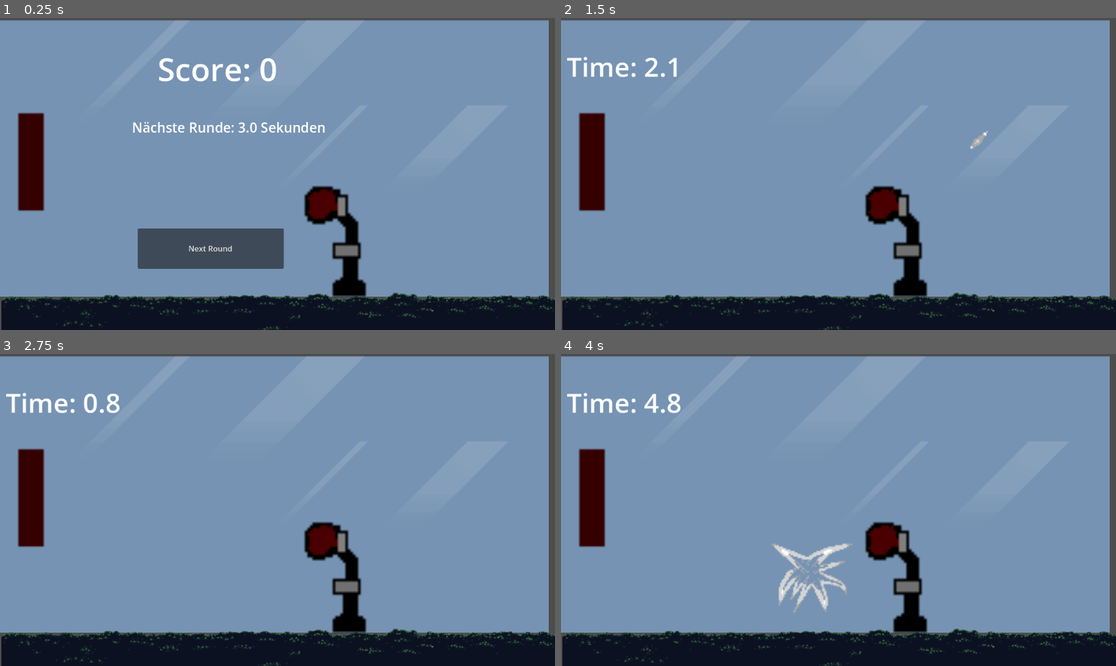
Above: before the commit, frames 1-4 (two rows, left to right).
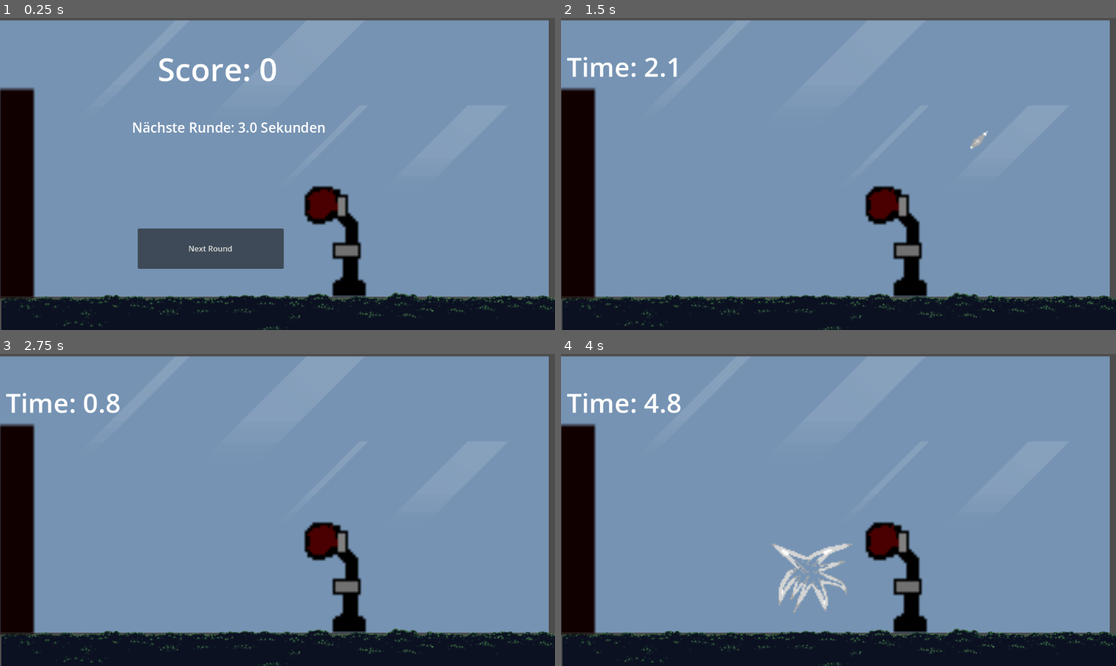
Above: after the commit, the same moments.

Repository: HaMeiAltVergessen/FingerFist
Game: Godot game, scene res://scenes/Game.tscn
Same seed, same stepped clock (60 frames per second), same inputs: the game is played once before the commit and once after it.
Inputs (mouse positions are in pixels of both pictures, inside the frame that each line leads up to):
- Up to frame 1 (0.25 s): no input
- Up to frame 2 (1.5 s): click "Next Round" at 0.5 s; move the mouse to (960, 158) at 1.27 s; click (960, 158) at 1.42 s
- Up to frame 3 (2.75 s): move the mouse to (166, 525) at 2.02 s; click (166, 525) at 2.17 s
- Up to frame 4 (4 s): move the mouse to (894, 441) at 2.77 s; click (894, 441) at 2.92 s; move the mouse to (810, 572) at 3.52 s; click (810, 572) at 3.67 s

The runs differ from the first frame. In frame 1, 4.8% of the frame differs, in the area x 0-9%, y 22-91%; in frame 2, 4.8%; in frame 3, 4.8%; in frame 4, 4.8%.

Commit message:
HighscoreListe und Sprites
Highscore Speichern & Sprites reagieren auf Score

Diff:
--- a/scenes/Game.tscn
+++ b/scenes/Game.tscn
@@ -161,8 +161,8 @@
 metadata/_edit_use_anchors_ = true
 
 [node name="BoxSack" type="Sprite2D" parent="GameScreen"]
-position = Vector2(172, 319)
-scale = Vector2(4.78125, 4.48438)
+position = Vector2(180, 408)
+scale = Vector2(6.45313, 9.64063)
 texture = ExtResource("8_400sg")
 
 [node name="EndScreen" type="CanvasLayer" parent="."]
@@ -177,17 +177,19 @@
 metadata/_edit_use_anchors_ = true
 
 [node name="ColorRect" type="ColorRect" parent="EndScreen"]
-offset_right = 1162.0
-offset_bottom = 647.0
+offset_left = -2.0
+offset_top = 3.0
+offset_right = 1160.0
+offset_bottom = 650.0
 color = Color(0.0947514, 0, 0, 0.768627)
 metadata/_edit_use_anchors_ = true
 
 [node name="RetryButton" type="Button" parent="EndScreen"]
 z_index = 1
-offset_left = 773.0
-offset_top = 249.0
-offset_right = 905.0
-offset_bottom = 403.0
+offset_left = 122.0
+offset_top = 286.0
+offset_right = 254.0
+offset_bottom = 440.0
 theme_override_font_sizes/font_size = 44
 text = "Retry"
 metadata/_edit_use_anchors_ = true
@@ -196,7 +198,8 @@
 offset_left = 899.0
 offset_right = 1123.0
 offset_bottom = 649.0
+theme_override_font_sizes/font_size = 22
 metadata/_edit_use_anchors_ = true
 
 [connection signal="timeout" from="GameTimer" to="." method="_on_game_timer_timeout"]
-[connection signal="pressed" from="EndScreen/RetryButton" to="." method="_on_retry_button_pressed"]
+[connection signal="pressed" from="EndScreen/RetryButton" to="." method="_on_retry_pressed"]
--- a/scripts/Game.gd
+++ b/scripts/Game.gd
@@ -4,15 +4,17 @@
 @onready var continue_button: Button = $PauseScreen/ContinueButton
 @onready var pause_score_label: Label = $PauseScreen/PauseScoreLabel
 @onready var next_round_time_label: Label = $PauseScreen/NextRoundTimeLabel
+
 @onready var retry_button: Button = $EndScreen/RetryButton
-@onready var timer_label: Label = $GameScreen/TimerLabel
-@onready var score_label: Label = $ScoreLabel
 @onready var final_score_label: Label = $EndScreen/FinalScore
 @onready var end_screen: CanvasLayer = $EndScreen
+@onready var highscore_label: Label = $EndScreen/HighscoreLabel
+
+@onready var timer_label: Label = $GameScreen/TimerLabel
 @onready var game_timer: Timer = $GameTimer
 @onready var box_sack: Sprite2D = $GameScreen/BoxSack
 @onready var game_camera: Camera2D = $GameCamera
-@onready var highscore_label: Label = $EndScreen/HighscoreLabel
+
 @onready var box_sound1: AudioStreamPlayer = $BoxSound1
 @onready var box_sound2: AudioStreamPlayer = $BoxSound2
 @onready var punch_sounds: Array[AudioStreamPlayer] = [
@@ -54,20 +56,53 @@
 	continue_button.pressed.connect(_on_continue_pressed)
 	_show_pause_screen()
 	sack_stages = [
-	load("res://assets/BXS1.png"),
-	load("res://assets/BXS2.png"),
-	load("res://assets/BXS3.png"),
-	load("res://assets/BoxSackBase.png")
-]
+		load("res://assets/BoxSackBase.png"),  # normales Sprite
+		load("res://assets/BXS1.png"),         # 50 Punkte
+		load("res://assets/BXS2.png"),         # 100 Punkte
+		load("res://assets/BXS3.png")          # optional weiteres Sprite
+	]
+	box_sack.texture = sack_stages[0]
 	box_sack.texture = sack_stages[0]
 	game_camera.make_current()
-
+	load_highscores()
+	_update_highscore_list()
+
+func _input(event: InputEvent) -> void:
+	if not game_active:
+		return
+	if not game_timer.is_stopped():
+		if event is InputEventMouseButton and event.button_index == MOUSE_BUTTON_LEFT and event.pressed:
+			increase_score()
+		elif event is InputEventScreenTouch and event.pressed:
+			increase_score()
+	# Sounds abspielen, abwechselnd
+
+
+func _start_round() -> void:
+	game_active = true
+	pause_screen.visible = false
+	timer_label.visible = true
+#	score_label.visible = false # Score während der Runde ausblenden
+	game_timer.wait_time = next_round_time
+	game_timer.start()
+	timer_label.text = "Time: %.1f" % game_timer.time_left
+
+func update_box_sack() -> void:
+	if score >= 150:
+		# Boxsack zerstören
+		if is_instance_valid(box_sack):
+			box_sack.queue_free()
+	elif score >= 100:
+		box_sack.texture = sack_stages[2]  # 100 Punkte-Sprite
+	elif score >= 50:
+		box_sack.texture = sack_stages[1]  # 50 Punkte-Sprite
+	else:
+		box_sack.texture = sack_stages[0]  # Basis-Sprite
 
 func _show_pause_screen() -> void:
 	game_active = false
 	pause_screen.visible = true
 	timer_label.visible = false
-#	score_label.visible = false
 	end_screen.visible = false
 
 	pause_score_label.text = "Score: %d" % score
@@ -79,18 +114,6 @@
 	else:
 		pause_screen.visible = false
 		_show_end_screen()
-	if score > 100:
-		# Effekt / Animation optional
-		box_sack.queue_free()  # entfernt den Sack komplett
-
-func _start_round() -> void:
-	game_active = true
-	pause_screen.visible = false
-	timer_label.visible = true
-#	score_label.visible = false # Score während der Runde ausblenden
-	game_timer.wait_time = next_round_time
-	game_timer.start()
-	timer_label.text = "Time: %.1f" % game_timer.time_left
 
 func _on_continue_pressed() -> void:
 	continue_button.disabled = true
@@ -108,8 +131,6 @@
 
 	game_active = false
 	round_count += 1
-	if round_count <= sack_stages.size():
-		box_sack.texture = sack_stages[round_count - 1]
 
 	if round_count < rounds_total:
 		# Nächste Runde vorbereiten
@@ -119,11 +140,12 @@
 		end_screen.visible = true
 		final_score_label.text = "Final Score: %d" % score
 		timer_label.visible = false
-
 		# Jetzt erst Highscore hinzufügen
 		highscores.append(score)
 		highscores.sort()
 		highscores.reverse()
+		_update_highscore_list()
+		save_highscores()
 
 		# Anzeige (z. B. Top 5)
 		var top_scores = highscores.slice(0, 5)
@@ -131,16 +153,11 @@
 		for i in range(top_scores.size()):
 			list_text += "%d. %d\n" % [i + 1, top_scores[i]]
 		highscore_label.text = list_text
-
-func _input(event: InputEvent) -> void:
-	if not game_active:
-		return
-	if not game_timer.is_stopped():
-		if event is InputEventMouseButton and event.button_index == MOUSE_BUTTON_LEFT and event.pressed:
-			increase_score()
-		elif event is InputEventScreenTouch and event.pressed:
-			increase_score()
-	# Sounds abspielen, abwechselnd
+	if score > 150:
+		# Effekt / Animation optional
+		box_sack.queue_free()  # entfernt den Sack komplett
+		box_sack.is_queued_for_deletion()
+
 
 
 func increase_score() -> void:
@@ -151,6 +168,8 @@
 	#update_score_label()
 	camera_shake()
 	play_punch_sound()
+	update_box_sack()   # <--- HIER wird nach Schwellen geprüft
+
 
 func _show_end_screen() -> void:
 	end_screen.visible = true
@@ -158,10 +177,24 @@
 	timer_label.visible = false
 #	score_label.visible = false
 
-
-func _on_retry_button_pressed():
-	get_tree().reload_current_scene()
-
+func _update_highscore_list() -> void:
+	var text = "Highscores:\n"
+	for i in range(min(10, highscores.size())): # nur Top 10 anzeigen
+		text += "%d. %d\n" % [i + 1, highscores[i]]
+	highscore_label.text = text
+
+const SAVE_FILE = "user://highscores.save"
+
+func save_highscores() -> void:
+	var file = FileAccess.open(SAVE_FILE, FileAccess.WRITE)
+	if file:
+		file.store_var(highscores)
+
+func load_highscores() -> void:
+	if FileAccess.file_exists(SAVE_FILE):
+		var file = FileAccess.open(SAVE_FILE, FileAccess.READ)
+		if file:
+			highscores = file.get_var()
 
 func camera_shake() -> void:
 	for i in 3: # 3 schnelle Wackler
@@ -176,3 +209,7 @@
 		return
 	var rand_index = randi_range(0, punch_sounds.size() - 1)
 	punch_sounds[rand_index].play()
+
+
+func _on_retry_pressed() -> void:
+	get_tree().reload_current_scene()
